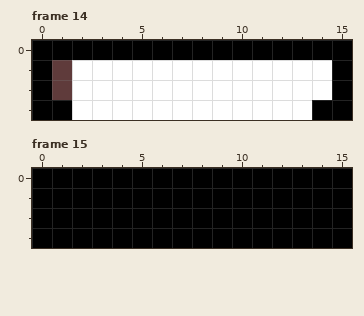
Pixel-art file -- img/ui/health.aseprite. This is how it looked before the edit.
16x4 pixels, 15 frames. Shown: frame 14, frame 15. The commit also changed other frames, which this record leaves out.
The result:
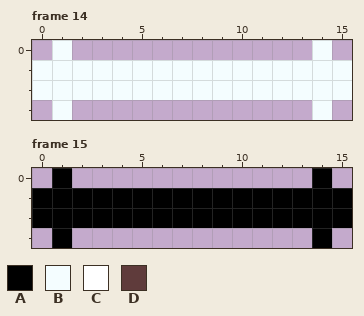
Palette (. is transparent): A #000000  B #f4fdff  C #ffffff  D #5f3b3b
Edits made:
Changed rows in their new state; - is an unchanged pixel.
Frame 14:
first column x 0:
0 .B............B.
1 BBBBBBBBBBBBBBBB
2 BBBBBBBBBBBBBBBB
3 .B............B.
Frame 15:
first column x 0:
0 .-............-.
3 .-............-.
Changed places in both pictures, as pixel boxes (x1, y1, x2, y2):
changed: (32, 40, 352, 120)
erased: (32, 168, 352, 248)
